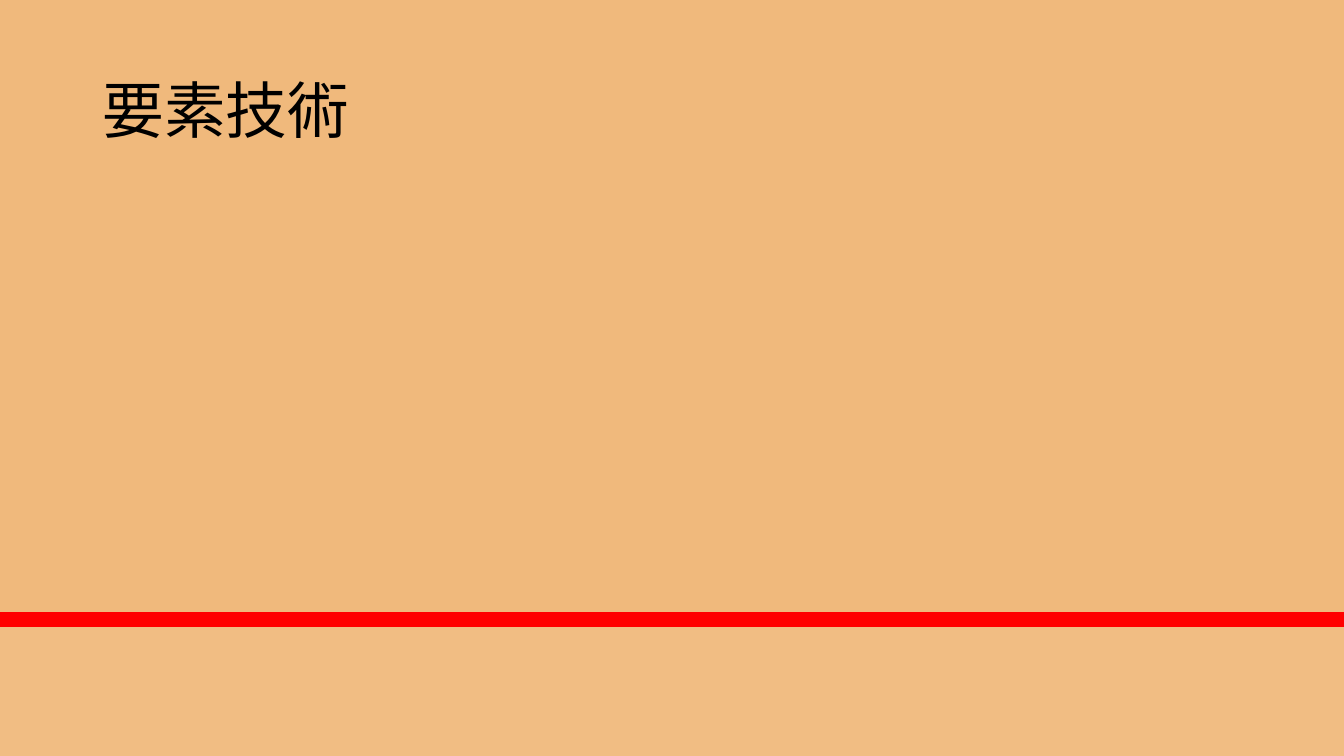
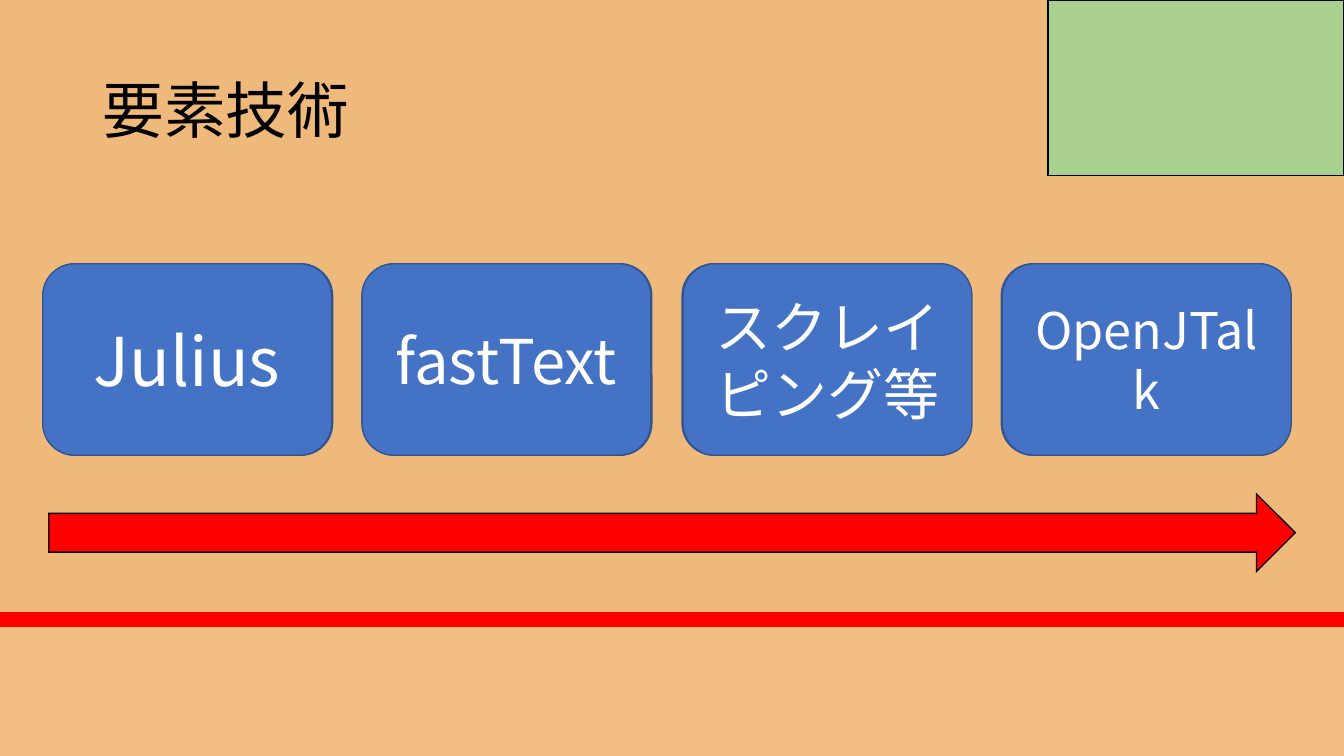
Before and after one commit to RikiishiSuzunosuke/AIspeaker_yosie, a slide deck: slide 4 of presentation/AIスピーカー開発_3_main.pptx. Drawn at 1344x756 pixels with LibreOffice and Linux fonts; fonts in the diff are those of the drawing. Boxes give left, top, right and bottom in pixels: in the first picture for what was removed or moved away, otherwise in the second. Text is boxed around its words. In the diff, an @@ line names an element or a change of style, - is before the commit and + after.

```diff
--- a/presentation/AIスピーカー開発_3_main.pptx
+++ b/presentation/AIスピーカー開発_3_main.pptx
@@ rectangle added at [1049,0,1344,175], fill #A9D18E, outline #000000 1 pt @@
@@ rounded rectangle added at [42,264,332,456], fill #4472C4, outline #325491 1 pt, 48 pt, text #FFFFFF @@
+Julius
@@ rounded rectangle added at [43,264,333,456], fill #4472C4, outline #325491 1 pt, 40 pt, text #FFFFFF @@
+音声認識
@@ rounded rectangle added at [362,264,651,456], fill #4472C4, outline #325491 1 pt, 44 pt, text #FFFFFF @@
+fastText
@@ rounded rectangle added at [363,264,652,456], fill #4472C4, outline #325491 1 pt, 40 pt, text #FFFFFF @@
+テキスト分類
@@ rounded rectangle added at [683,264,972,456], fill #4472C4, outline #325491 1 pt, 40 pt, text #FFFFFF @@
+データ
+取得
@@ rounded rectangle added at [684,264,973,456], fill #4472C4, outline #325491 1 pt, 40 pt, text #FFFFFF @@
+スクレイピング等
@@ rounded rectangle added at [1001,264,1291,456], fill #4472C4, outline #325491 1 pt, 40 pt, text #FFFFFF @@
+音声合成
@@ rounded rectangle added at [1002,264,1292,456], fill #4472C4, outline #325491 1 pt, 36 pt, text #FFFFFF @@
+OpenJTalk
@@ right arrow added at [48,494,1296,572], fill #FF0000, outline #000000 1 pt @@
```
Also in this commit, not shown: 4 other slides changed, 5 slides added, 2 slides removed, 2 other files.
